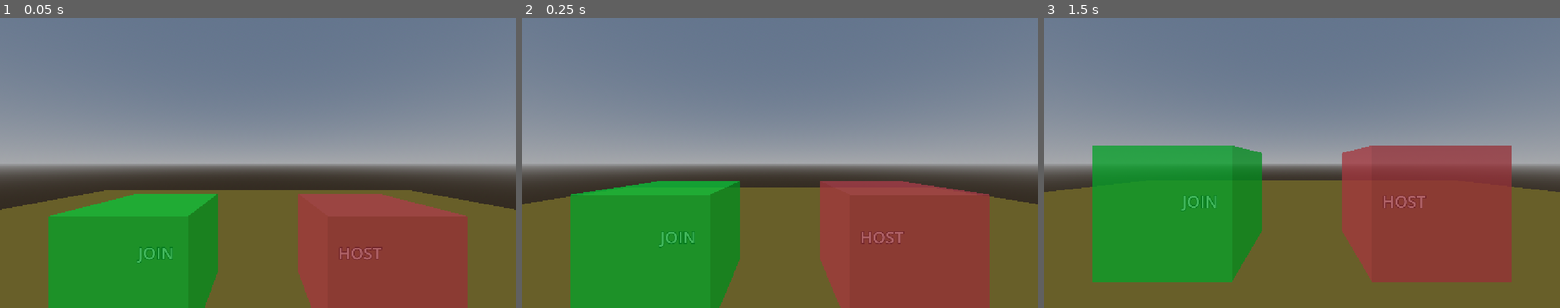
Above: before the commit, frames 1-3 (left to right).
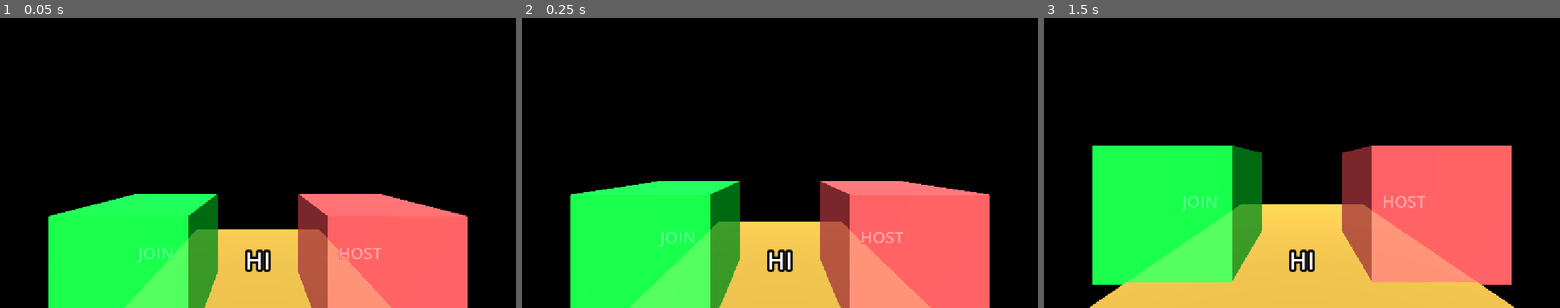
Above: after the commit, the same moments.

Repository: Bartek0x00/Counter-Class
Game: Godot game, scene res://scenes/main.tscn
Same seed, same stepped clock (60 frames per second), same inputs: the game is played once before the commit and once after it.
Inputs (mouse positions are in pixels of both pictures, inside the frame that each line leads up to):
- Up to frame 1 (0.05 s): no input
- Up to frame 2 (0.25 s): no input
- Up to frame 3 (1.5 s): tap Enter (ui_accept) at 0.5, 0.77, 1.07, 1.25 s; move the mouse to (1415, 148) at 0.52 s; hold Right (ui_right) 0.53-1.25 s; click (1415, 148) at 0.67 s; drag from (1198, 177) to (1276, 221) at 1.27 s

The runs differ from the first frame. In frame 1, 100% of the frame differs, in the area x 0-100%, y 0-100%; in frame 2, 100%; in frame 3, 100%.
Error after the commit: Parse Error: Identifier "OpenXRFbSpatialAnchorManager" not declared in the current scope. (res://scripts/main.gd:23)

Commit message:
Bare Hands and Half-Anchor

Diff:
--- a/project.godot
+++ b/project.godot
@@ -67,4 +67,22 @@
 [xr]
 
 openxr/enabled=true
+openxr/environment_blend_mode=2
+openxr/extensions/hand_tracking=true
+openxr/extensions/hand_tracking_unobstructed_data_source=true
+openxr/extensions/hand_tracking_controller_data_source=true
+openxr/extensions/spatial_entity/enabled=true
+openxr/extensions/spatial_entity/enable_spatial_anchors=true
+openxr/extensions/spatial_entity/enable_persistent_anchors=true
 shaders/enabled=true
+openxr/extensions/meta/passthrough=true
+openxr/extensions/meta/composition_layer_settings/main_projection_layer/alpha_blend/enable=true
+openxr/extensions/meta/composition_layer_settings/main_projection_layer/alpha_blend/destination_color_blend_factor=3
+openxr/extensions/meta/composition_layer_settings/main_projection_layer/alpha_blend/destination_alpha_blend_factor=3
+openxr/extensions/meta/composition_layer_settings/main_projection_layer/filtering/enable_auto_filtering=true
+openxr/extensions/meta/anchor_api=true
+openxr/extensions/meta/anchor_sharing=true
+openxr/extensions/meta/hand_tracking_aim=true
+openxr/extensions/meta/hand_tracking_mesh=true
+openxr/extensions/meta/hand_tracking_capsules=true
+openxr/extensions/meta/scene_api=true
--- /dev/null
+++ b/scenes/anchor.tscn
@@ -0,0 +1,15 @@
+[gd_scene format=3 uid="uid://bch5lk11tt1j6"]
+
+[ext_resource type="Script" uid="uid://cu56cxu7ebadd" path="res://scripts/anchor.gd" id="1_gdjek"]
+
+[sub_resource type="StandardMaterial3D" id="StandardMaterial3D_s8cw8"]
+albedo_color = Color(1, 0.20999998, 0.20999998, 1)
+
+[sub_resource type="BoxMesh" id="BoxMesh_slsi8"]
+material = SubResource("StandardMaterial3D_s8cw8")
+
+[node name="Anchor" type="Node3D" unique_id=1919366920]
+script = ExtResource("1_gdjek")
+
+[node name="MeshInstance3D" type="MeshInstance3D" parent="." unique_id=1392214558]
+mesh = SubResource("BoxMesh_slsi8")
--- a/scenes/main.tscn
+++ b/scenes/main.tscn
@@ -3,7 +3,7 @@
 [ext_resource type="PackedScene" uid="uid://dbwo5c72xshi6" path="res://scenes/spawn.tscn" id="1_o5qli"]
 [ext_resource type="Script" uid="uid://b8ec5quxbm8n5" path="res://scripts/main.gd" id="1_sugp2"]
 [ext_resource type="PackedScene" uid="uid://bq7la67a2tqc5" path="res://scenes/player.tscn" id="3_jyhfs"]
-[ext_resource type="PackedScene" uid="uid://clc5dre31iskm" path="res://addons/godot-xr-tools/xr/start_xr.tscn" id="4_jyhfs"]
+[ext_resource type="PackedScene" uid="uid://clc5dre31iskm" path="res://remote_filesystem_files/addons/godot-xr-tools/xr/start_xr.tscn" id="4_jyhfs"]
 
 [node name="Main" type="Node3D" unique_id=247135338]
 script = ExtResource("1_sugp2")
--- a/scenes/player.tscn
+++ b/scenes/player.tscn
@@ -2,12 +2,10 @@
 
 [ext_resource type="PackedScene" uid="uid://bpdj5njb8nhot" path="res://addons/godot-xr-tools/hands/scenes/highpoly/left_fullglove_hand.tscn" id="1_onrkg"]
 [ext_resource type="Script" uid="uid://dbd4bj2wf1nwn" path="res://scripts/player.gd" id="1_smehm"]
-[ext_resource type="PackedScene" uid="uid://bl2nuu3qhlb5k" path="res://addons/godot-xr-tools/functions/movement_direct.tscn" id="2_hqtel"]
 [ext_resource type="PackedScene" uid="uid://d1tl07geqm5xq" path="res://addons/godot-xr-tools/hands/scenes/highpoly/right_fullglove_hand.tscn" id="2_i3pqv"]
 [ext_resource type="PackedScene" uid="uid://b4ysuy43poobf" path="res://addons/godot-xr-tools/functions/function_pickup.tscn" id="4_1jxqw"]
 [ext_resource type="PackedScene" uid="uid://diyu06cw06syv" path="res://addons/godot-xr-tools/player/player_body.tscn" id="4_2hs0m"]
-[ext_resource type="PackedScene" uid="uid://bxm1ply47vaan" path="res://addons/godot-xr-tools/functions/movement_climb.tscn" id="5_1jxqw"]
-[ext_resource type="PackedScene" uid="uid://b6bk2pj8vbj28" path="res://addons/godot-xr-tools/functions/movement_turn.tscn" id="5_sweqy"]
+[ext_resource type="PackedScene" uid="uid://bch5lk11tt1j6" path="res://scenes/anchor.tscn" id="9_ur7pv"]
 
 [sub_resource type="StandardMaterial3D" id="StandardMaterial3D_t22rd"]
 resource_name = "shirt"
@@ -265,26 +263,22 @@
 bind/47/bone = -1
 bind/47/pose = Transform3D(1, 0, 0, 0, -1, 0, 0, 0, -1, 0.09241789, 0.01235322, 0.13807146)
 
-[sub_resource type="ProceduralSkyMaterial" id="ProceduralSkyMaterial_32kw4"]
-
-[sub_resource type="Sky" id="Sky_kjhen"]
-sky_material = SubResource("ProceduralSkyMaterial_32kw4")
-
-[sub_resource type="Environment" id="Environment_yfktj"]
-background_mode = 2
-sky = SubResource("Sky_kjhen")
-sdfgi_use_occlusion = true
-glow_intensity = 4.1
-glow_strength = 1.33
+[sub_resource type="ProceduralSkyMaterial" id="ProceduralSkyMaterial_m3w18"]
+
+[sub_resource type="Sky" id="Sky_s8cw8"]
+sky_material = SubResource("ProceduralSkyMaterial_m3w18")
+
+[sub_resource type="Environment" id="Environment_slsi8"]
+background_mode = 1
+background_color = Color(0, 0, 0, 0)
+sky = SubResource("Sky_s8cw8")
+ambient_light_source = 3
 
 [node name="Player" type="XROrigin3D" unique_id=1492187489]
 script = ExtResource("1_smehm")
 metadata/_edit_group_ = true
 
-[node name="MovementClimb" parent="." unique_id=1489789315 instance=ExtResource("5_1jxqw")]
-
 [node name="PlayerBody" parent="." unique_id=810966615 instance=ExtResource("4_2hs0m")]
-player_radius = 0.15
 player_height_max = 1.8
 eye_forward_offset = 0.219
 max_head_distance = 0.0
@@ -708,7 +702,7 @@
 
 [node name="XRCamera3D" type="XRCamera3D" parent="." unique_id=409588794]
 transform = Transform3D(1, 0, 0, 0, 1, 0, 0, 0, 1, 0, 1.6935427, 0)
-environment = SubResource("Environment_yfktj")
+environment = SubResource("Environment_slsi8")
 
 [node name="Marker3D" type="Marker3D" parent="XRCamera3D" unique_id=451027464]
 transform = Transform3D(-1, 0, 8.742278e-08, 0, 1, 0, -8.742278e-08, 0, -1, 0, -0.033602238, 0.104557514)
@@ -722,30 +716,24 @@
 visible = false
 
 [node name="Marker3D" type="Marker3D" parent="LeftHand/LeftHand" unique_id=312555529]
-transform = Transform3D(1.9106855e-15, 4.371139e-08, -1, 1, -4.371139e-08, 0, -4.371139e-08, -1, -4.371139e-08, 0, 0, 0.128)
+transform = Transform3D(1.9106855e-15, 4.371139e-08, -1, 1, -4.371139e-08, 0, -4.371139e-08, -1, -4.371139e-08, 0, 0, 0)
 
 [node name="Marker3D" type="Marker3D" parent="LeftHand" unique_id=1580424371]
-transform = Transform3D(1.0000001, 0, 0, 0, 1, 0, 0, 0, 1, -1.5, 0, 1)
-
-[node name="MovementDirect" parent="LeftHand" unique_id=1869952915 instance=ExtResource("2_hqtel")]
-transform = Transform3D(1, 0, 0, 0, 1, 0, 0, 0, 1, 0, 1.178023, 0)
-strafe = true
+transform = Transform3D(1.0000001, 0, 0, 0, 1, 0, 0, 0, 1, 1.5, 0, 1)
 
 [node name="FunctionPickup" parent="LeftHand" unique_id=348108778 instance=ExtResource("4_1jxqw")]
+pickup_axis_action = "trigger_click"
 grab_distance = 1.0
 ranged_enable = false
 
 [node name="RightHand" type="XRController3D" parent="." unique_id=242489170]
 tracker = &"right_hand"
 
-[node name="MovementTurn" parent="RightHand" unique_id=1427877236 instance=ExtResource("5_sweqy")]
-turn_mode = 1
-
 [node name="RightHand" parent="RightHand" unique_id=816310675 instance=ExtResource("2_i3pqv")]
 visible = false
 
 [node name="Marker3D" type="Marker3D" parent="RightHand/RightHand" unique_id=1975760481]
-transform = Transform3D(-4.4703484e-08, 0, 1, -1, 1.1924881e-08, -4.4703484e-08, -1.1924881e-08, -1, -5.2125306e-16, 0, 0, 0.12840652)
+transform = Transform3D(1.9106855e-15, 4.371139e-08, -1, 1, -4.371139e-08, 0, -4.371139e-08, -1, -4.371139e-08, 0, 0, 0)
 rotation_order = 0
 
 [node name="FunctionPickup" parent="RightHand" unique_id=2048063526 instance=ExtResource("4_1jxqw")]
@@ -753,4 +741,11 @@
 ranged_enable = false
 
 [node name="Marker3D" type="Marker3D" parent="RightHand" unique_id=100328254]
-transform = Transform3D(1, 0, 0, 0, 1, 0, 0, 0, 1, 1.5, 0, 1)
+transform = Transform3D(1, 0, 0, 0, 1, 0, 0, 0, 1, -1.5, 0, 1)
+
+[node name="OpenXRFbSpatialAnchorManager" type="OpenXRFbSpatialAnchorManager" parent="." unique_id=630561748]
+scene = ExtResource("9_ur7pv")
+
+[node name="Label3D" type="Label3D" parent="." unique_id=735887250]
+transform = Transform3D(1, 0, 0, 0, 1, 0, 0, 0, 1, 0, 1.0494852, -1.254045)
+text = "HI"
--- a/scenes/salac.tscn
+++ b/scenes/salac.tscn
@@ -11,8 +11,9 @@
 script = ExtResource("2_axo8c")
 
 [node name="DirectionalLight3D" type="DirectionalLight3D" parent="." index="1" unique_id=1483794161]
-transform = Transform3D(-0.28110936, -0.40237883, 0.87124556, -0.123556264, 0.9154733, 0.3829394, -0.9516887, 0, -0.30706453, 6.589531, 0, 0)
+transform = Transform3D(-0.28110936, -0.40237883, 0.87124556, -0.123556264, 0.9154733, 0.38293937, -0.9516887, 0, -0.30706453, 6.589531, 0.80556107, 0)
 shadow_enabled = true
+sky_mode = 1
 
 [node name="Bramka" parent="." index="2" unique_id=983193591 instance=ExtResource("2_rikql")]
 transform = Transform3D(-4.371139e-08, 0, -1, 0, 1, 0, 1, 0, -4.371139e-08, 14.5, 0, 0)
--- a/scenes/spawn.tscn
+++ b/scenes/spawn.tscn
@@ -3,14 +3,14 @@
 [ext_resource type="Script" uid="uid://bkrwbtr4ly7jk" path="res://scripts/spawn.gd" id="1_48w1d"]
 
 [sub_resource type="BoxShape3D" id="BoxShape3D_bsk1r"]
-size = Vector3(30, 0.1, 30)
+size = Vector3(5, 0.1, 8)
 
 [sub_resource type="StandardMaterial3D" id="StandardMaterial3D_slsi8"]
 albedo_color = Color(1, 0.7988334, 0.29000002, 1)
 
 [sub_resource type="BoxMesh" id="BoxMesh_bsk1r"]
 material = SubResource("StandardMaterial3D_slsi8")
-size = Vector3(30, 0.1, 30)
+size = Vector3(5, 0.1, 8)
 
 [sub_resource type="BoxShape3D" id="BoxShape3D_slsi8"]
 size = Vector3(2, 2, 2)
@@ -77,5 +77,8 @@
 text = "JOIN"
 font_size = 64
 
+[node name="DirectionalLight3D" type="DirectionalLight3D" parent="." unique_id=1543656505]
+transform = Transform3D(1, 0, 0, 0, 0.7330133, 0.68021435, 0, -0.68021435, 0.7330133, 0, 6.4170246, 0)
+
 [connection signal="body_entered" from="Area_Host" to="." method="_on_area_host_body_entered"]
 [connection signal="body_entered" from="Area_Join" to="." method="_on_area_join_body_entered"]
--- /dev/null
+++ b/scripts/anchor.gd
@@ -0,0 +1,5 @@
+extends Node3D
+
+
+#func setup_scene(entity: OpenXRFbSpatialEntity):
+#	entity.save_to_storage(OpenXRFbSpatialEntity.STORAGE_LOCAL)
--- a/scripts/main.gd
+++ b/scripts/main.gd
@@ -18,6 +18,10 @@
 const MOCK_OBJECTS: Array[PackedScene] = [
 	preload("res://scenes/mock/ball_mock.tscn")
 ]
+
+func _ready() -> void:
+	var _trash = OpenXRFbSpatialAnchorManager.new()
+	get_viewport().transparent_bg = true
 
 func init_server(port: int, max_players: int, is_also_client: bool) -> void:
 	var peer = ENetMultiplayerPeer.new()
--- a/scripts/player.gd
+++ b/scripts/player.gd
@@ -13,6 +13,7 @@
 var right_hand: XRController3D
 
 var MOCK_PLAYER: PackedScene = preload("res://scenes/player_mock.tscn")
+const ANCHORS_FILE = "user://openxr_fb_anchor.json"
 
 func _ready() -> void:
 	left_hand = get_node("LeftHand")
@@ -20,11 +21,32 @@
 
 	#global_position = get_tree().get_first_node_in_group("spawn_point").global_position
 
+	XRServer.find_interface("OpenXR").session_begun.connect(_on_openxr_session_begun)
+
 	if not is_local:
 		for c in get_children():
 			c.queue_free()
 		var mock_player = MOCK_PLAYER.instantiate()
 		add_child(mock_player)
+	elif has_session_begun:
+		var file = FileAccess.open(ANCHORS_FILE, FileAccess.WRITE)
+		if not file:
+			return
+
+		var json = JSON.new()
+		if json.parse(file.get_as_text()) != OK:
+			return
+		if not json.data() is Dictionary:
+			return
+
+		print(json.data)
+		#get_node("OpenXRFbSpatialAnchorManager").load_anchor(json.data.keys()[0], json.data, OpenXRFbSpatialEntity.STORAGE_LOCAL, true)
+
+
+var has_session_begun = false
+
+func _on_openxr_session_begun():
+	has_session_begun = true
 
 func _process(delta: float) -> void:
 	if not is_local:
@@ -34,6 +56,24 @@
 		_spawn_timer = 0.0
 		if left_hand.is_button_pressed("ax_button"):
 			get_node("/root/Main").rpc_id(1, "server_spawn_obj", Main.ObjType.BALL)
+		if left_hand.is_button_pressed("by_button"):
+			if has_session_begun:
+				get_node("OpenXRFbSpatialAnchorManager").create_anchor(Transform3D.IDENTITY, Dictionary())
+
+
+func _on_openxr_fb_spatial_anchor_tracked():
+		var file = FileAccess.open(ANCHORS_FILE, FileAccess.WRITE)
+		if not file:
+			return
+		var uuids = get_node("OpenXRFbSpatialAnchorManager").get_anchor_uuids()
+		if len(uuids) < 1:
+			return
+		var uuid = uuids[0]
+		var anchor_data: Dictionary
+		anchor_data[uuid] = {}
+		file.store_string(JSON.stringify(anchor_data))
+		file.close()
+		get_node("Label3D").text = str(anchor_data)
 
 func _physics_process(delta: float) -> void:
 	if not is_local:
--- a/scripts/spawn.gd
+++ b/scripts/spawn.gd
@@ -1,9 +1,9 @@
 extends StaticBody3D
 
-const PORT: int = 8000
+const PORT: int = 8080
 const MAX_PLAYERS: int = 32
 
-var ip_addr: String = "192.168.0.101"
+var ip_addr: String = "192.168.0.215"
 var nickname: String = ""
 
 var S302_SCENE: PackedScene = preload("res://scenes/salac.tscn")
Not shown, changed: addons/godot-xr-tools/functions/movement_climb.gd
Not shown, added: addons/godotopenxrvendors/plugin.gdextension.uid
Not shown, changed: export_presets.cfg
Not shown, added: scripts/anchor.gd.uid
Not shown, added: addons/godotopenxrvendors/.bin/linux/template_debug/arm64/libgodotopenxrvendors.so
Not shown, added: addons/godotopenxrvendors/.bin/linux/template_debug/x86_64/libgodotopenxrvendors.so
Not shown, added: addons/godotopenxrvendors/.bin/linux/template_release/arm64/libgodotopenxrvendors.so
Not shown, added: addons/godotopenxrvendors/.bin/linux/template_release/x86_64/libgodotopenxrvendors.so
Not shown, added: addons/godotopenxrvendors/.bin/macos/template_debug/libgodotopenxrvendors.macos.framework/libgodotopenxrvendors.macos
Not shown, added: addons/godotopenxrvendors/.bin/macos/template_release/libgodotopenxrvendors.macos.framework/libgodotopenxrvendors.macos
Not shown, added: addons/godotopenxrvendors/.bin/windows/template_debug/x86_64/libgodotopenxrvendors.dll
Not shown, added: addons/godotopenxrvendors/.bin/windows/template_debug/x86_64/~libgodotopenxrvendors.dll~RFecce21.TMP
(and 12 more such lines)
